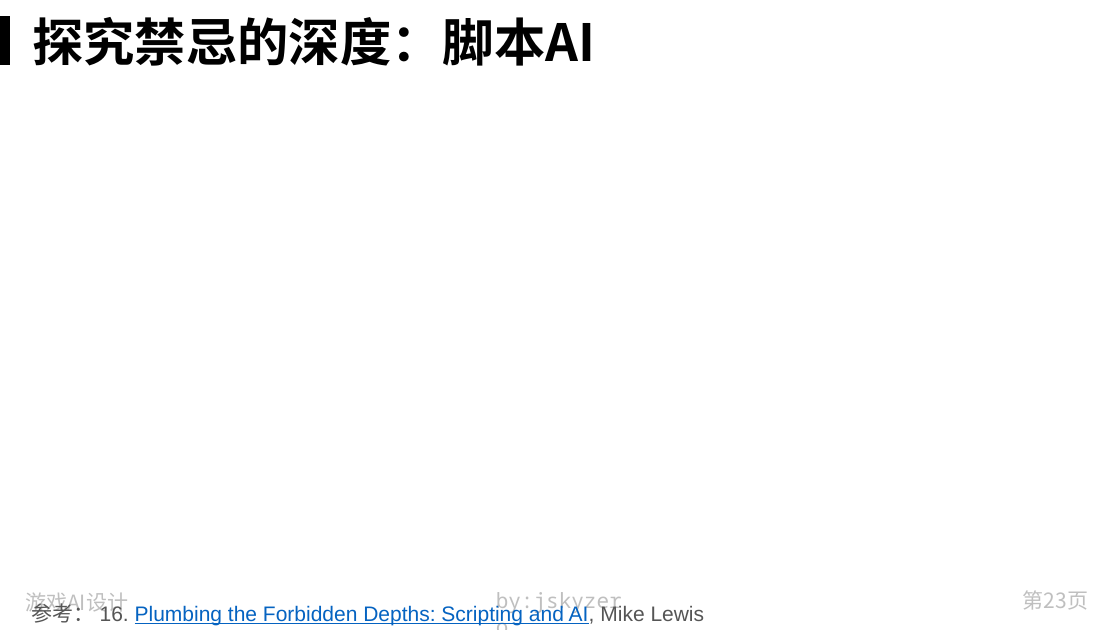
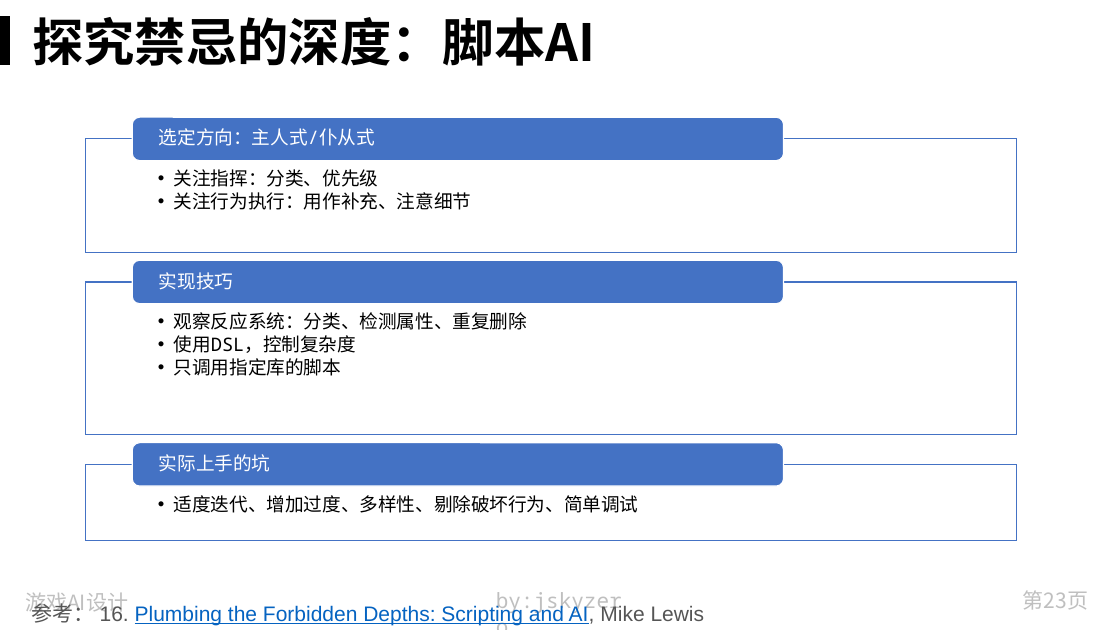
Before and after one commit to jskyzero/design.jskyzero.com, a slide deck: slide 23 of assets/img/skill/GameAIPro/Game AI Pro.pptx. Drawn at 1120x630 pixels with LibreOffice and Linux fonts; fonts in the diff are those of the drawing. Boxes give left, top, right and bottom in pixels: in the first picture for what was removed or moved away, otherwise in the second. Text is boxed around its words. In the diff, an @@ line names an element or a change of style, - is before the commit and + after.

```diff
--- a/assets/img/skill/GameAIPro/Game AI Pro.pptx
+++ b/assets/img/skill/GameAIPro/Game AI Pro.pptx
@@ group added at (86, 118, 1017, 541): 6 texts, 3 rectangles, 3 rounded rectangles @@
+  • 关注指挥：分类、优先级
+  • 关注行为执行：用作补充、注意细节
+选定方向：主人式/仆从式
+  • 观察反应系统：分类、检测属性、重复删除
+  • 使用DSL，控制复杂度
+  • 只调用指定库的脚本
+实现技巧
+  • 适度迭代、增加过度、多样性、剔除破坏行为、简单调试
+实际上手的坑
```
Also in this commit, not shown: 3 other slides changed, 7 slides added, 1 slide removed, 16 other files.
